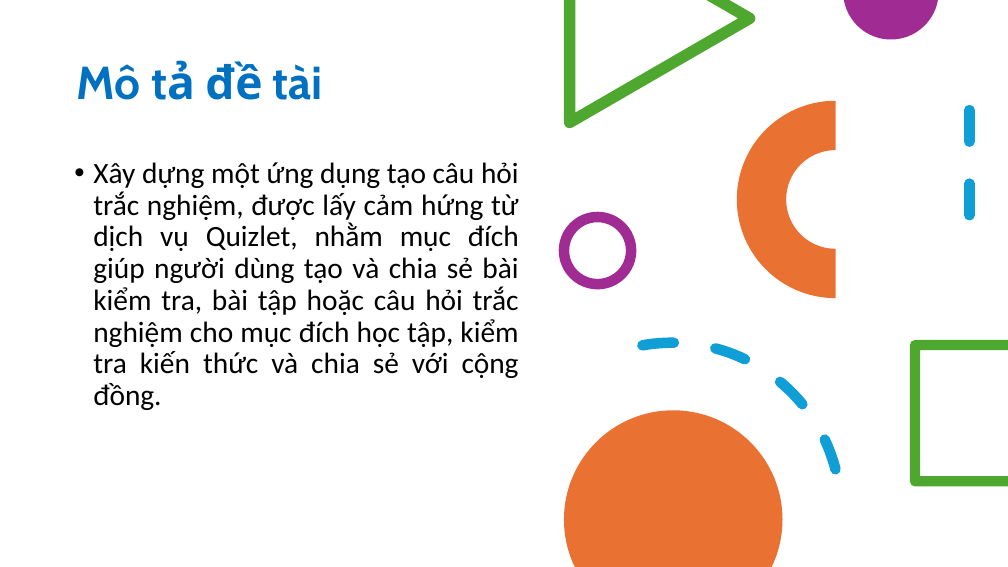
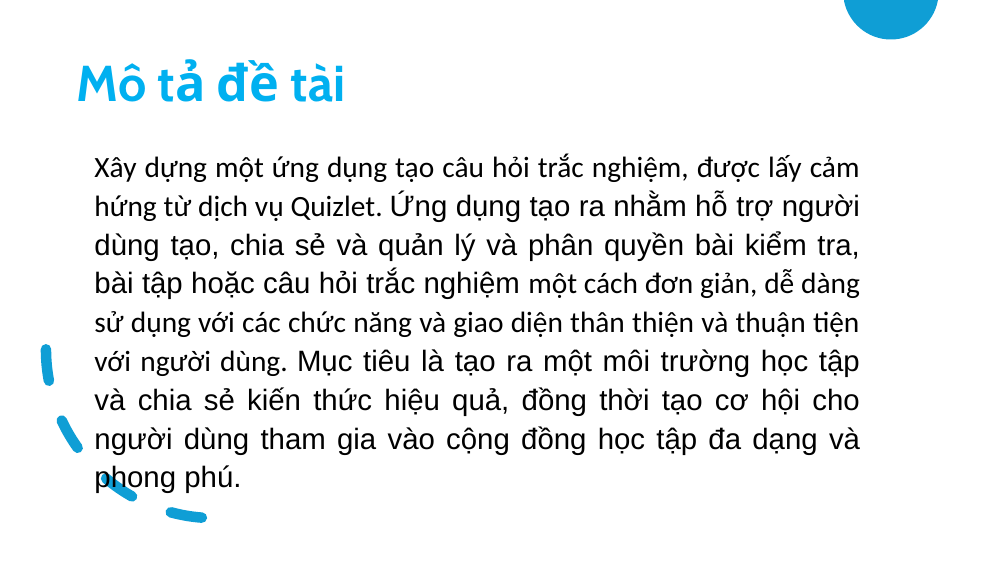
Before and after one commit to tyhuynh03/final_project, a slide deck: slide 3 of project.pptx. Drawn at 1008x567 pixels with LibreOffice and Linux fonts; fonts in the diff are those of the drawing. Boxes give left, top, right and bottom in pixels: in the first picture for what was removed or moved away, otherwise in the second. Text is boxed around its words. In the diff, an @@ line names an element or a change of style, - is before the commit and + after.

```diff
--- a/project.pptx
+++ b/project.pptx
@@ freeform shape removed at box(564, 0, 755, 129) @@
@@ freeform shape at box(844, 0, 938, 39): fill #A02B93 to #0F9ED5 @@
@@ title "Mô tả đề tài" at box(77, 60, 346, 102): size 44 to 48 pt, text colour #0070C0 to #00B0F0 @@
@@ arch (boxed as its full ring) removed at box(737, 101, 935, 298) @@
@@ line removed from (969, 110) to (969, 242) @@
@@ text at box(94, 153, 860, 455): text changed; font Calibri to Arial @@
-• Xây dựng một ứng dụng tạo câu hỏi trắc nghiệm, được lấy cảm hứng từ dịch vụ Quizlet, nhằm mục đích giúp người dùng tạo và chia sẻ bài kiểm tra, bài tập hoặc câu hỏi trắc nghiệm cho mục đích học tập, kiểm tra kiến thức và chia sẻ với cộng đồng.
+Xây dựng một ứng dụng tạo câu hỏi trắc nghiệm, được lấy cảm hứng từ dịch vụ Quizlet. Ứng dụng tạo ra nhằm hỗ trợ người dùng tạo, chia sẻ và quản lý và phân quyền bài kiểm tra, bài tập hoặc câu hỏi trắc nghiệm một cách đơn giản, dễ dàng sử dụng với các chức năng và giao diện thân thiện và thuận tiện với người dùng. Mục tiêu là tạo ra một môi trường học tập và chia sẻ kiến thức hiệu quả, đồng thời tạo cơ hội cho người dùng tham gia vào cộng đồng học tập đa dạng và phong phú.
@@ arc (boxed as its full ellipse) at box(46, 181, 384, 519): mirrored; rotation 349 to 90 degrees @@
@@ ellipse removed at box(564, 217, 631, 284) @@
@@ freeform shape removed at box(910, 340, 1008, 487) @@
@@ freeform shape removed at box(564, 411, 783, 567) @@
```
Also in this commit, not shown: 7 other slides changed.
